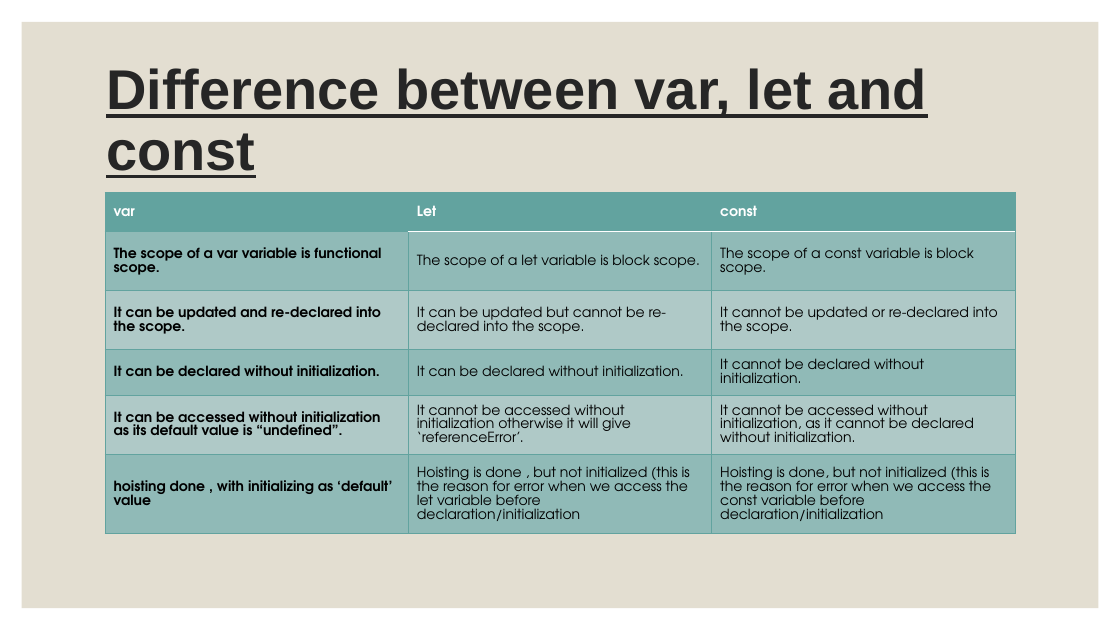
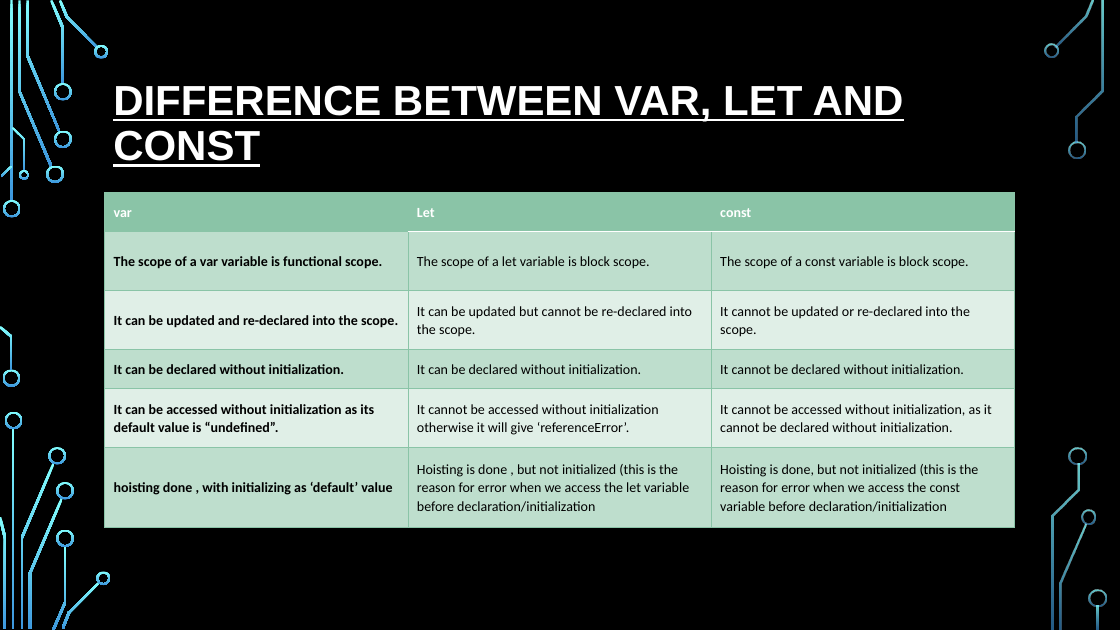
Before and after one commit to PramodJana/JavaScript, a slide deck: slide 5 of GFG JS Course Curriculam/Articles/001 Basics of JavaScript.pptx. Drawn at 1120x630 pixels with LibreOffice and Linux fonts; fonts in the diff are those of the drawing; background and template pictures are left out. Boxes give left, top, right and bottom in pixels: in the first picture for what was removed or moved away, otherwise in the second. Text is boxed around its words. In the diff, an @@ line names an element or a change of style, - is before the commit and + after.

```diff
--- a/GFG JS Course Curriculam/Articles/001 Basics of JavaScript.pptx
+++ b/GFG JS Course Curriculam/Articles/001 Basics of JavaScript.pptx
@@ background #FFFFFF to picture (left out) @@
@@ rectangle removed at [22, 22, 1099, 608] @@
@@ title at [113, 85, 904, 167]: text changed; size 48 to 36 pt; text colour #262626 to #FFFFFF @@
-Difference between var, let and const
+DIFFERENCE BETWEEN VAR, LET AND CONST
@@ table at [105, 192, 1015, 548] @@
@@ fill #62A39F to #8AC4A7 in row 1 @@
@@ fill #62A39F at 40% opacity to #8AC4A7 at 40% opacity in 9 cells @@
@@ font TeX Gyre Adventor to Calibri @@
@@ borders changed @@
@@ group added at [0, 0, 1107, 630]: 33 freeform shapes, 3 rectangles @@
```
Also in this commit, not shown: 15 other slides changed.
